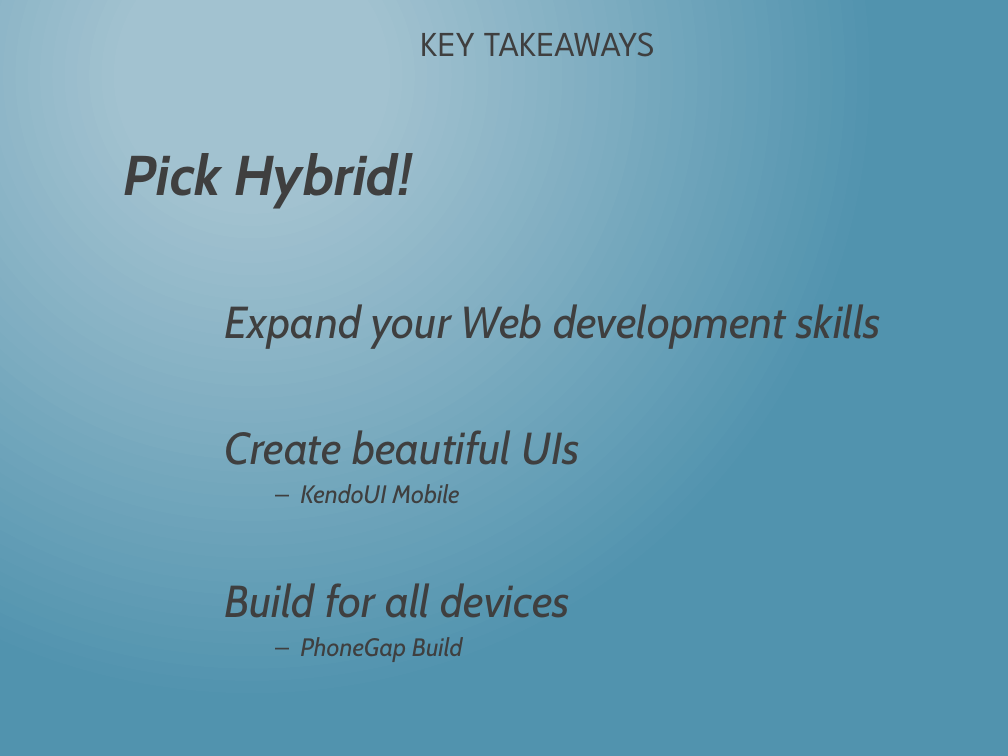
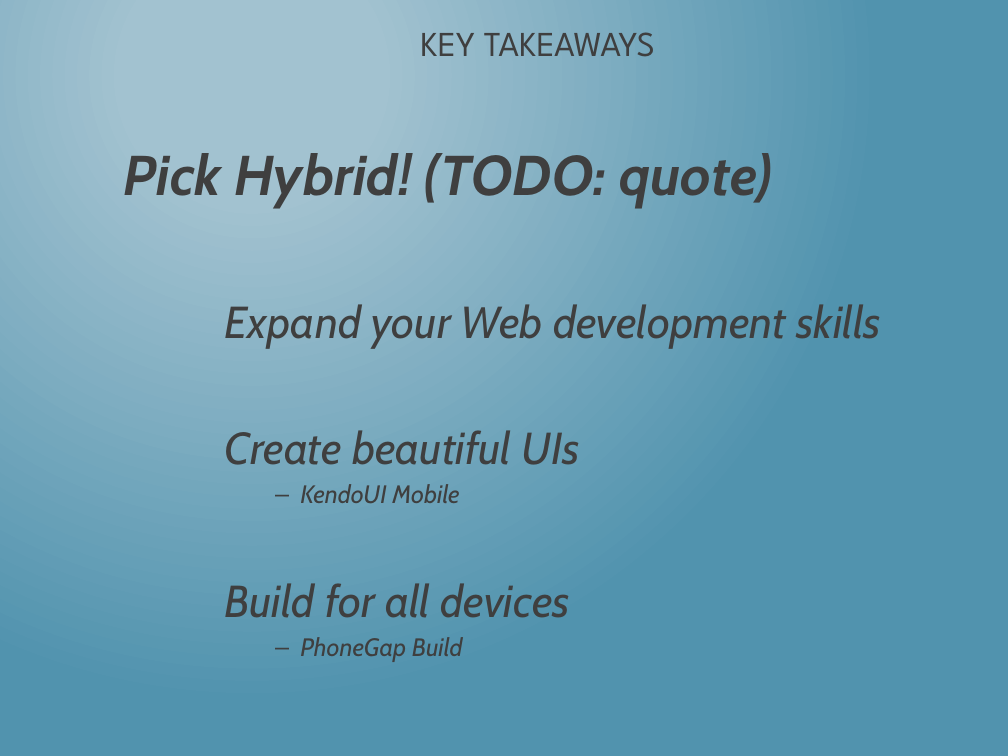
Before and after one commit to dotNetkow/Presentations, a slide deck: slide 38 of 2014-08-11 That Conference - Hybrid Apps/Building PhoneGap Mobile App w KendoUI.pptx (slide 39 before the commit). Drawn at 1008x756 pixels with LibreOffice and Linux fonts; fonts in the diff are those of the drawing. Boxes give left, top, right and bottom in pixels: in the first picture for what was removed or moved away, otherwise in the second. Text is boxed around its words. In the diff, an @@ line names an element or a change of style, - is before the commit and + after.

```diff
--- a/2014-08-11 That Conference - Hybrid Apps/Building PhoneGap Mobile App w KendoUI.pptx
+++ b/2014-08-11 That Conference - Hybrid Apps/Building PhoneGap Mobile App w KendoUI.pptx
@@ text at (x1=124, y1=153, x2=772, y2=207): text changed @@
-Pick Hybrid!
+Pick Hybrid! (TODO: quote)
```
Also in this commit, not shown: 14 other slides changed, 1 other file.
